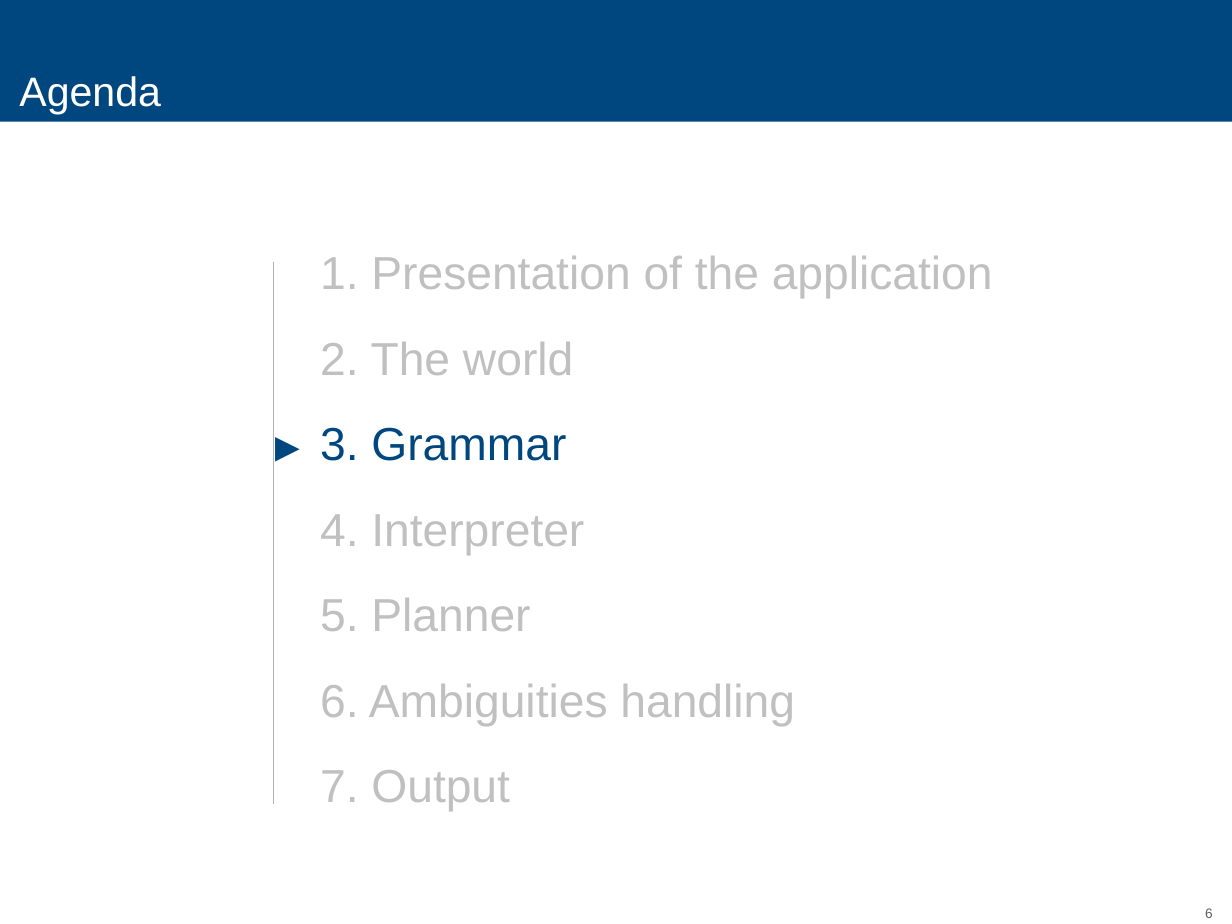
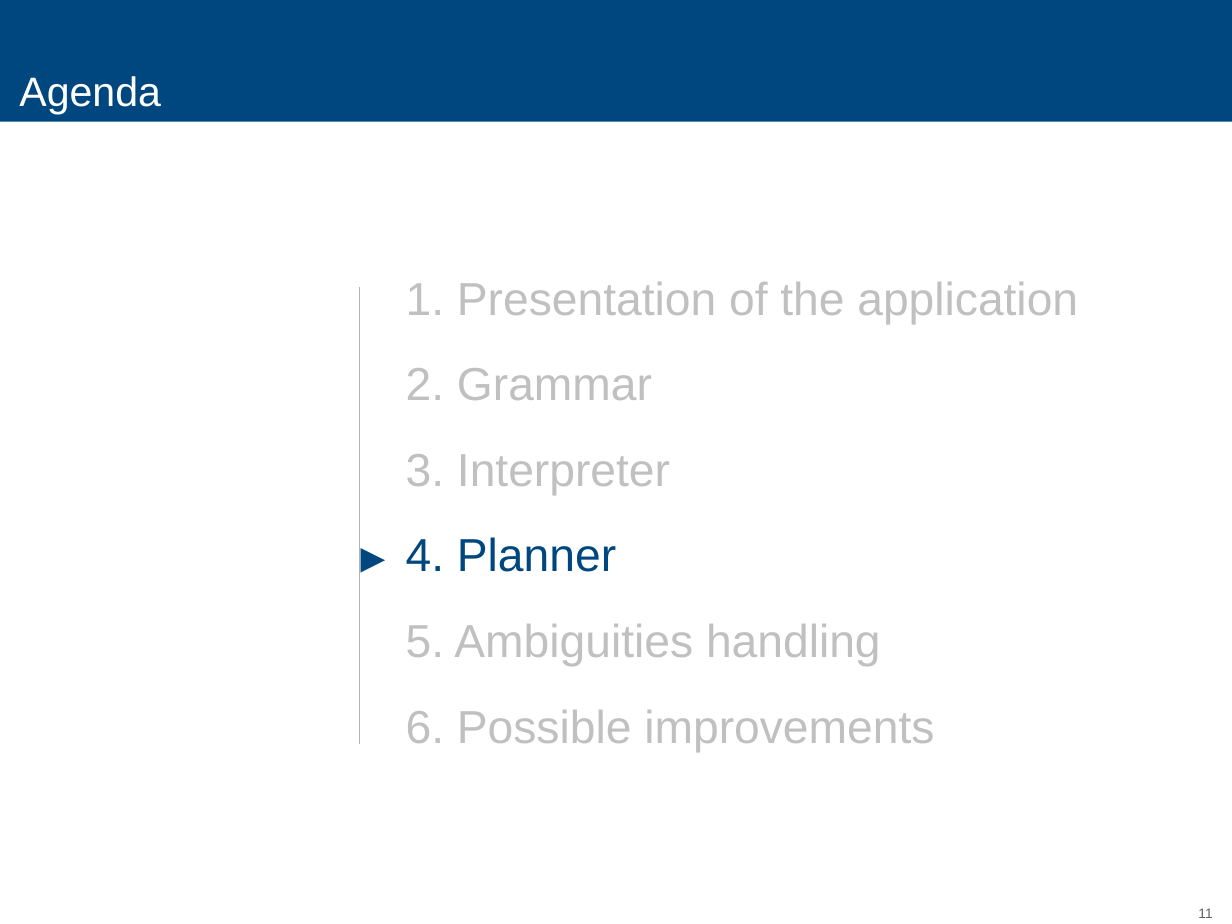
Before and after one commit to Medulli/shrdlite-chalmers, a slide deck: slide 11 of Report/AI.pptx (slide 6 before the commit). Drawn at 1232x924 pixels with LibreOffice and Linux fonts; fonts in the diff are those of the drawing. Boxes give left, top, right and bottom in pixels: in the first picture for what was removed or moved away, otherwise in the second. Text is boxed around its words. In the diff, an @@ line names an element or a change of style, - is before the commit and + after.

```diff
--- a/Report/AI.pptx
+++ b/Report/AI.pptx
@@ line moved from (274, 261) - (274, 804) to (360, 287) - (360, 744) @@
@@ text "1. Presentation of the application": place and size @@
-text "1. Presentation of the application" at box(320, 256, 993, 298)
+text "1. Presentation of the application" at box(406, 282, 1078, 324)
@@ text at box(406, 368, 652, 400): text changed @@
-2. The world
+2. Grammar
@@ text at box(406, 454, 670, 495): text changed; text colour #00477F to #C0C0C0 @@
-3. Grammar
+3. Interpreter
@@ text "►": place and size @@
-text "►" at box(255, 414, 340, 476)
+text "►" at box(340, 525, 425, 586)
@@ text at box(406, 537, 616, 572): text changed; text colour #C0C0C0 to #00477F @@
-4. Interpreter
+4. Planner
@@ text at box(406, 624, 881, 666): text changed @@
-5. Planner
+5. Ambiguities handling
@@ text at box(406, 710, 934, 752): text changed @@
-6. Ambiguities handling
+6. Possible improvements
@@ text removed at box(320, 770, 510, 811) @@
-7. Output
@@ page number at box(1198, 908, 1212, 918): text changed @@
-6
+11
```
Also in this commit, not shown: 10 other slides changed, 1 slide added, 3 slides removed.
